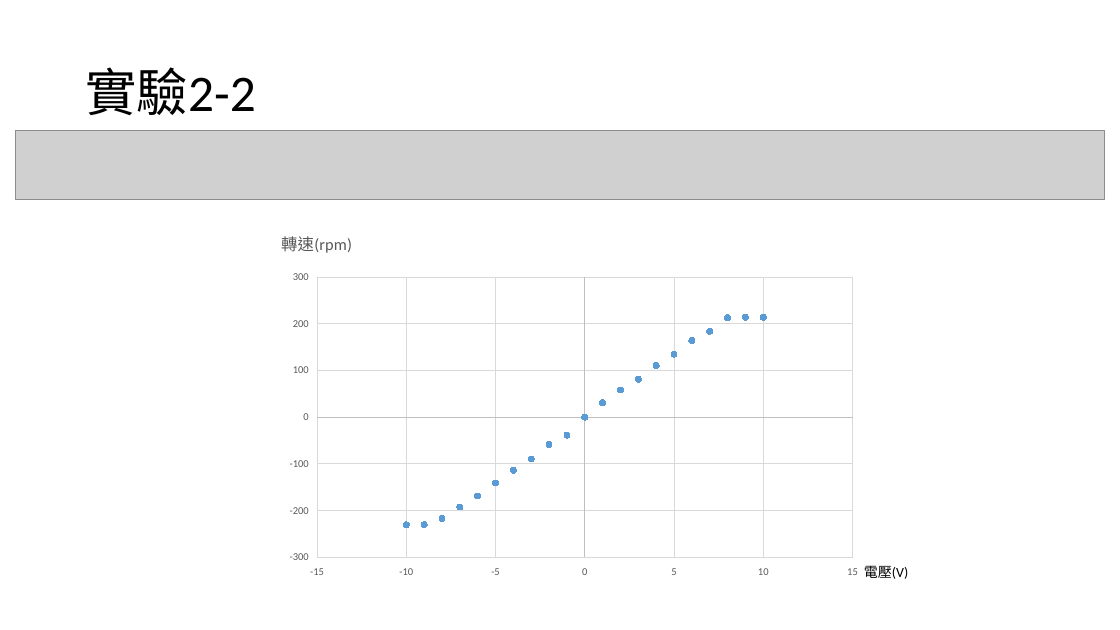
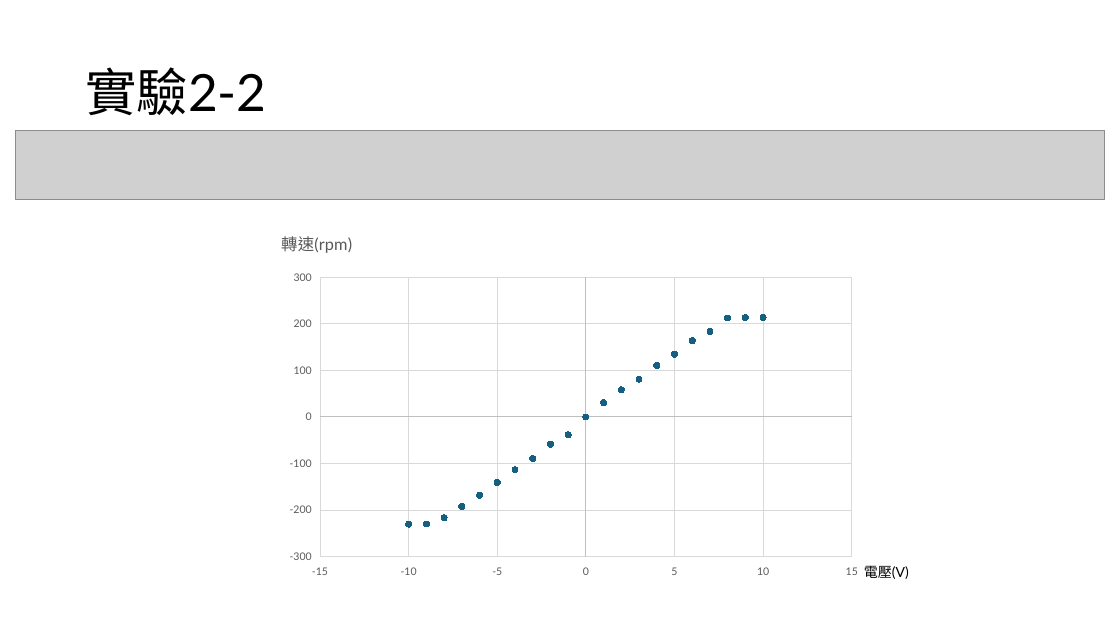
Before and after one commit to yeyi58095/control_lab, a slide deck: slide 10 of 實驗二/presentation/實驗二結報.pptx. Drawn at 1120x630 pixels with LibreOffice and Linux fonts; fonts in the diff are those of the drawing; grey boxes stand for pictures. Boxes give left, top, right and bottom in pixels: in the first picture for what was removed or moved away, otherwise in the second. Text is boxed around its words. In the diff, an @@ line names an element or a change of style, - is before the commit and + after.

```diff
--- a/實驗二/presentation/實驗二結報.pptx
+++ b/實驗二/presentation/實驗二結報.pptx
@@ title "實驗2-2" at bbox=[85, 67, 266, 115]: font Calibri to Lato @@
@@ scatter chart at bbox=[278, 220, 870, 586] @@
@@ colour of Series 1 #5B9BD5 to #156082 @@
@@ category axis changed @@
@@ value axis changed @@
@@ lettering changed @@
@@ text "電壓(V)" at bbox=[864, 565, 909, 579]: font Calibri to Lato @@
```
Also in this commit, not shown: 10 other slides changed, 5 slides added, 6 slides removed, 1 other file.
